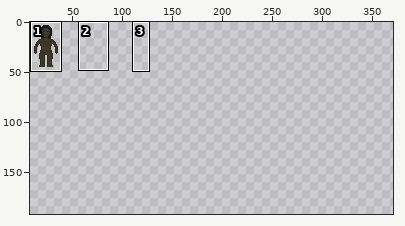
A sprite sheet gets an edit: dist/media/textures/kadijah.png. The first picture is a wide view before the edit; the outline marks the close-up.
Close-up. Before the commit:
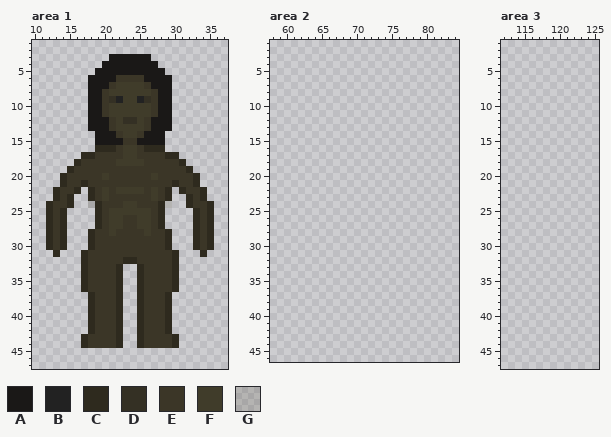
The file is 384x192 pixels. Pixels under 10% opacity are left out. Colours within 5 levels of each other are drawn and written as one. Shown: area 1: x 10..37, y 1..47; area 2: x 58..84, y 1..46; area 3: x 112..125, y 1..47. The wide view leaves out empty margins. The commit also changed other parts of the picture, which this record leaves out.
Palette (. is transparent): A #1a1817  B #222222  C #2e2a1e  D #343024  E #3b3627  F #403c2a  G #4b463330
Pixels before, area 1, first column x 12:
 3 .........AAAAAA.........
 4 ........AAAAAAAA........
 5 .......AAAAAAAAAA.......
 6 ......AAAAEEEEAAAA......
 7 ......AAAEFFFFEAAA......
 8 ......AAEFFFFFFEAA......
 9 ......AAEDBFFBDEAA......
10 ......AAEFFFFFFEAA......
11 ......AAEFFFFFFEAA......
12 ......AAAEFDDFEAAA......
13 ......AAAEFFFFEAAA......
14 .......AAAEFFEAAA.......
15 .......AAAAEEAAAA.......
16 .......CCCEFFECCC.......
17 .....CCEEEEFFEEEECC.....
18 ....CEEEEEFFFFEEEEEC....
19 ...CEEEEEEEEEEEEEEEEC...
20 ..CEEEEEFEEEEEEFEEEEEC..
21 ..CEECEEEEEEEEEEEECEEC..
22 .CEEC.CEFEFFFFEFEC.CEEC.
23 .CEC..CEFEEEEEEFEC..CEC.
24 CEEC..GCEEEFFEEECG..CEEC
25 CEC....CEFFFFFFEC....CEC
26 CEC....CEFFEEFFEC....CEC
27 CEC....CEFFEEFFEC....CEC
28 CEC...CEEFEEEEFEEC...CEC
29 CEC...CEEEEEEEEEEC...CEC
30 CEC...CEEEEEEEEEEC...CEC
31 .C...CEEEEEEEEEEEEC...C.
32 .....CEEEEECCEEEEEC.....
33 .....CEEEEC..CEEEEC.....
34 .....CEEEEC..CEEEEC.....
35 .....CEEEEC..CEEEEC.....
36 .....CEEEEC..CEEEEC.....
37 ......CEEEC..CEEEC......
38 ......CEEEC..CEEEC......
39 ......CEEEC..CEEEC......
40 ......CEEEC..CEEEC......
41 ......CEEEC..CEEEC......
42 ......CEEEC..CEEEC......
43 .....CEEEEC..CEEEEC.....
44 .....CEEEEC..CEEEEC.....
After the commit:
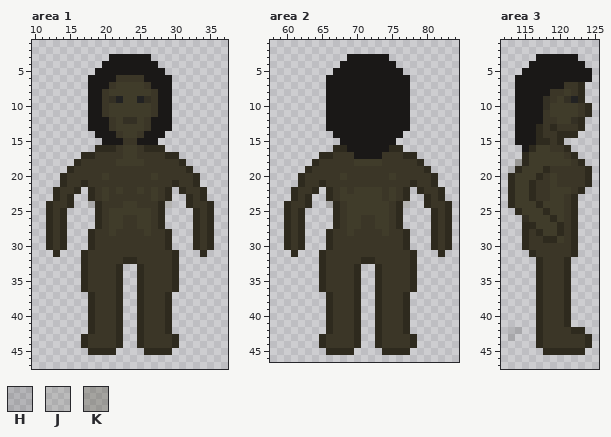
Colours new in this view: H #0000001f  J #45412d21  K #45412d4d
Edits made:
Area 1:
y 15: x 19 A -> .; x 28 A -> .
y 22: x 23..24 FF -> EE
y 45: x 18..21 .... -> CCCC; x 26..29 .... -> CCCC
Area 2:
y 3: x 69..74 ...... -> AAAAAA
y 4: x 68..75 ........ -> AAAAAAAA
y 5: x 67..76 .......... -> AAAAAAAAAA
y 6..13: x 66..77 ............ -> AAAAAAAAAAAA
y 14: x 67..76 .......... -> AAAAAAAAAA
y 15: x 68..75 ........ -> AAAAAAAA
y 16: x 67..76 .......... -> CCAAAAAACC
y 17: x 65..78 .............. -> CCEEEAAAAEEECC
y 18: x 64..79 ................ -> CEEEEEFFFFEEEEEC
y 19: x 63..80 .................. -> CEEEEEEEEEEEEEEEEC
y 20: x 62..81 .................... -> CEEEEEFEEEEEEFEEEEEC
y 21: x 62..81 .................... -> CEECEEEEEEEEEEEECEEC
y 22: x 61..64 .... -> CEEC; x 66..77 ............ -> CEFEFFFFEFEC; x 79..82 .... -> CEEC
y 23: x 61..63 ... -> CEC; x 66..77 ............ -> CEFFFFFFEFEC; x 80..82 ... -> CEC
y 24: x 60..63 .... -> CEEC; x 66..77 ............ -> GCEFFFFFFECG; x 80..83 .... -> CEEC
y 25: x 60..62 ... -> CEC; x 67..76 .......... -> CEFFFFFFEC; x 81..83 ... -> CEC
y 26..27: x 60..62 ... -> CEC; x 67..76 .......... -> CEFFEEFFEC; x 81..83 ... -> CEC
y 28: x 60..62 ... -> CEC; x 66..77 ............ -> CEEFEEEEFEEC; x 81..83 ... -> CEC
y 29..30: x 60..62 ... -> CEC; x 66..77 ............ -> CEEEEEEEEEEC; x 81..83 ... -> CEC
y 31: x 61 . -> C; x 65..78 .............. -> CEEEEEEEEEEEEC; x 82 . -> C
y 32: x 65..78 .............. -> CEEEEECCEEEEEC
y 33..36: x 65..70 ...... -> CEEEEC; x 73..78 ...... -> CEEEEC
y 37..42: x 66..70 ..... -> CEEEC; x 73..77 ..... -> CEEEC
y 43..44: x 65..70 ...... -> CEEEEC; x 73..78 ...... -> CEEEEC
y 45: x 66..69 .... -> CCCC; x 74..77 .... -> CCCC
Area 3:
y 3: x 117..122 ...... -> AAAAAA
y 4: x 116..123 ........ -> AAAAAAAA
y 5: x 115..124 .......... -> AAAAAAAAAA
y 6: x 114..124 ........... -> AAAAAAAAAAA
y 7: x 114..123 .......... -> AAAAAAAEEC
y 8: x 114..123 .......... -> AAAAAEEFEC
y 9: x 114..123 .......... -> AAAADEFDBC
y 10: x 114..124 ........... -> AAAADFFFFEC
y 11: x 114..124 ........... -> AAAAEFFFFEC
y 12: x 114..123 .......... -> AAAAEEFFDC
y 13: x 114..123 .......... -> AAACECEEEC
y 14: x 114..122 ......... -> AAACEECCC
y 15: x 114..120 ....... -> AAACCEC
y 16: x 115..121 ....... -> ACFFEEC
y 17: x 115..122 ........ -> CFFFFFEC
y 18: x 114..123 .......... -> KCFFFFFFEC
y 19: x 113..124 ............ -> JCFFFCEEEEEC
y 20: x 113..124 ............ -> CFFFCEFEEEEC
y 21: x 113..124 ............ -> CFFCEEFEEEEC
y 22: x 113..123 ........... -> CFFCEEFFFEC
y 23: x 113..122 .......... -> CFFCEEFFEC
y 24: x 113..122 .......... -> CFFFCFFFEC
y 25: x 114..122 ......... -> CFFFCFFEC
y 26: x 115..122 ........ -> DFFFCFEC
y 27: x 115..122 ........ -> CCFFFCEC
y 28: x 115..122 ........ -> CECFFCEC
y 29: x 115..122 ........ -> CEECCFEC
y 30: x 115..122 ........ -> CEEEEEEC
y 31: x 116..122 ....... -> CEEEEEC
y 32..41: x 117..121 ..... -> CEEEC
y 42: x 113..114 .. -> HH; x 117..123 ....... -> CEEEECC
y 43: x 113 . -> H; x 117..124 ........ -> CEEEEEEC
y 44: x 117..124 ........ -> CEEEEEEC
y 45: x 118..123 ...... -> CCCCCC
Where, in picture pixels (left, top, right, bottom), the same in both close-ups:
erased: (95, 138, 102, 145)
erased: (158, 138, 165, 145)
changed: (123, 187, 137, 194)
added: (88, 348, 116, 355)
added: (144, 348, 172, 355)
added: (284, 54, 452, 355)
added: (508, 54, 592, 355)
